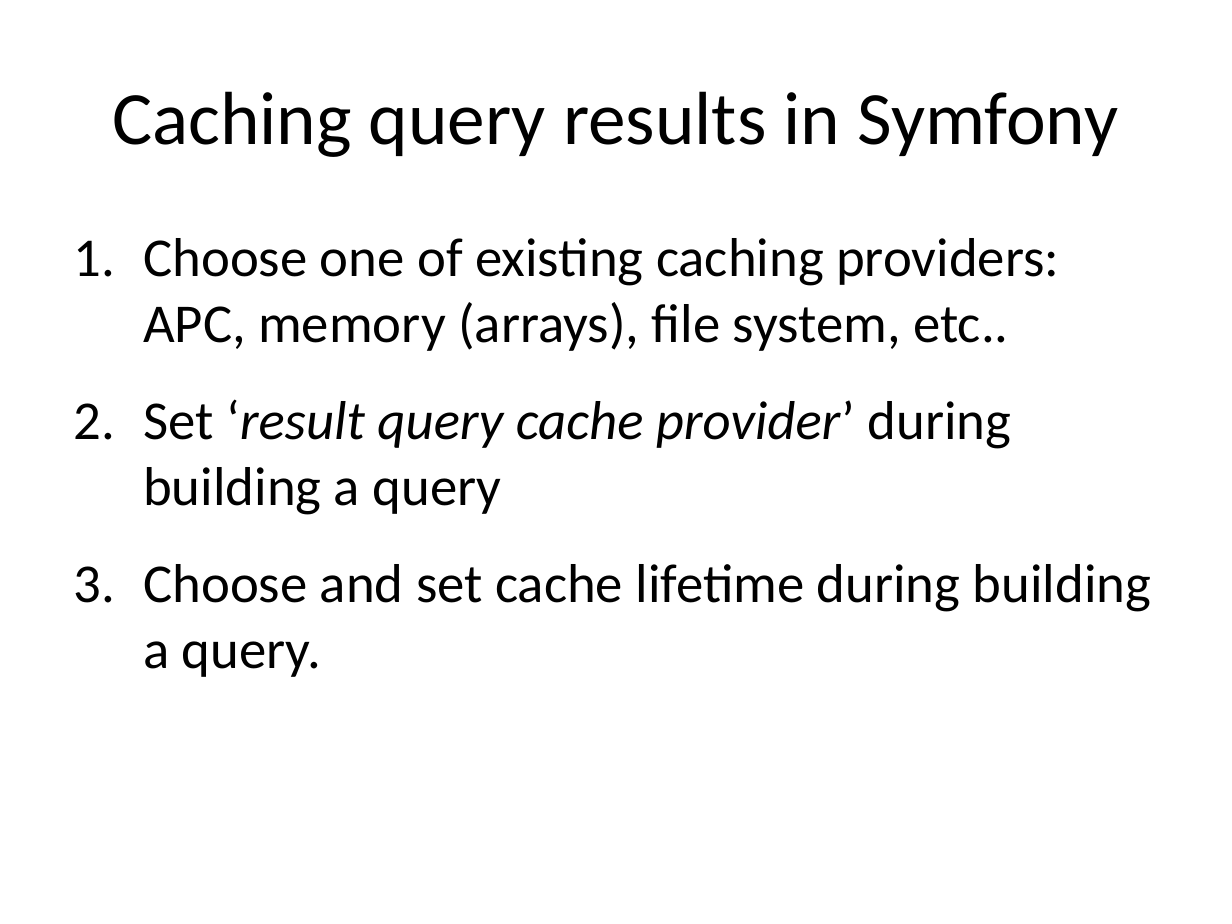
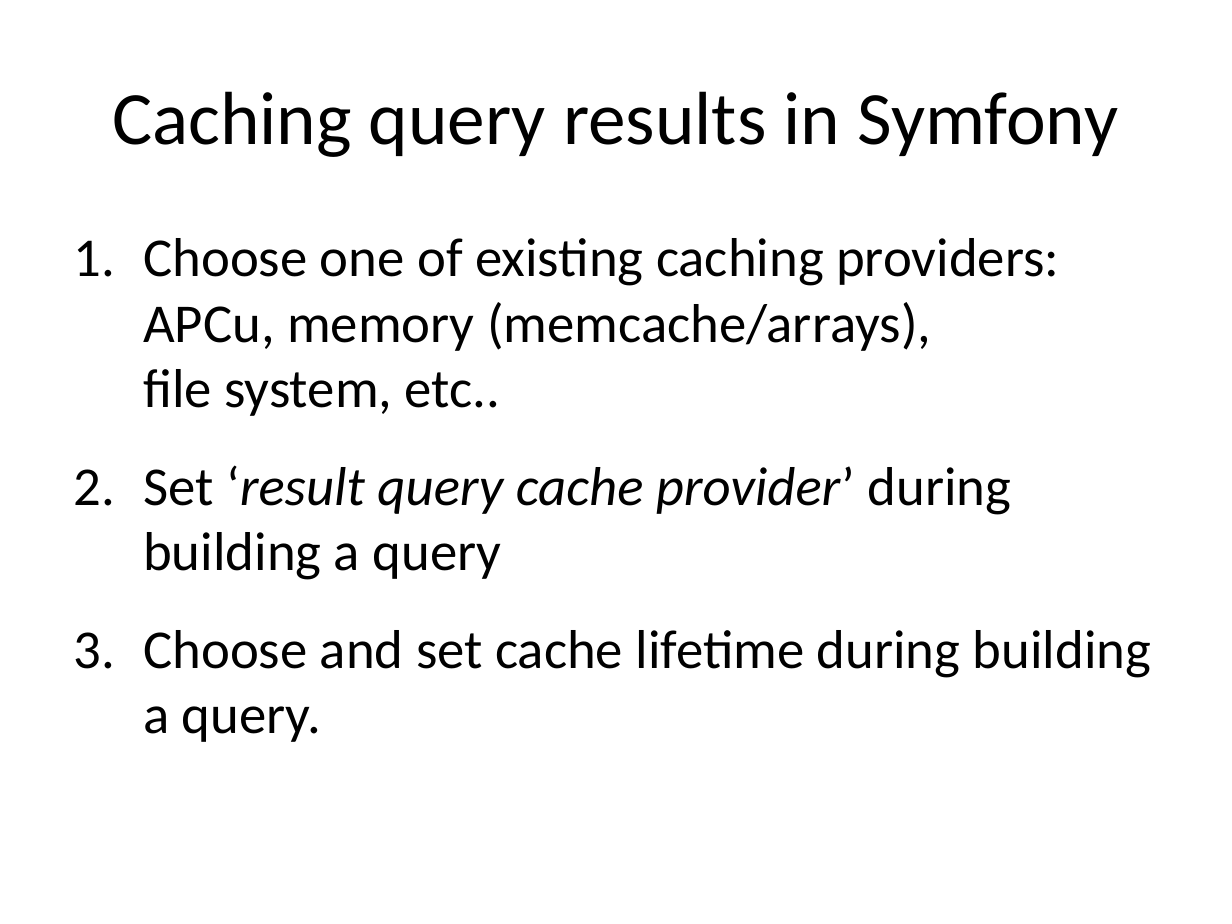
Before and after one commit to e-moe/sf-levi9, a slide deck: slide 22 of assets/workshop_3_highload.pptx. Drawn at 1232x924 pixels with LibreOffice and Linux fonts; fonts in the diff are those of the drawing. Boxes give left, top, right and bottom in pixels: in the first picture for what was removed or moved away, otherwise in the second. Text is boxed around its words. In the diff, an @@ line names an element or a change of style, - is before the commit and + after.

```diff
--- a/assets/workshop_3_highload.pptx
+++ b/assets/workshop_3_highload.pptx
@@ text at <box>143,238,1059,416</box>: text changed @@
-1. Choose one of existing caching providers: APC, memory (arrays), file system, etc..
+1. Choose one of existing caching providers: APCu, memory (memcache/arrays), file system, etc..
```
Also in this commit, not shown: 6 other slides changed.
